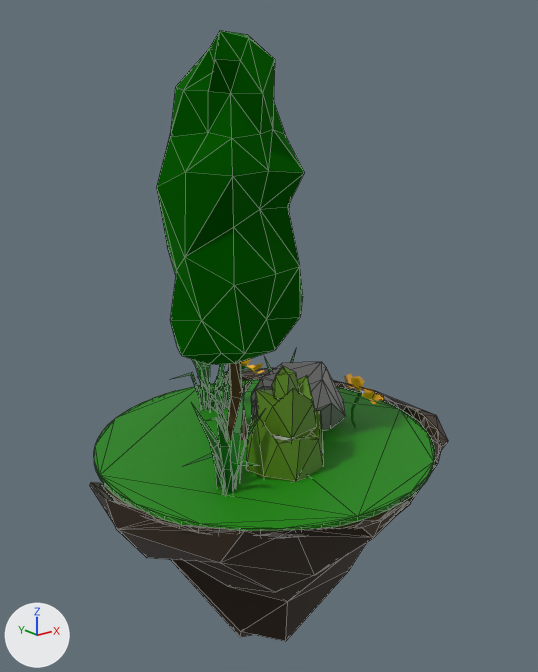
What one commit did to the glTF model metas/public/medium2disc.gltf.
One viewpoint serves both versions: a 50 mm camera at (-2.12, -2.68, 1.61) aimed at (0.02, -0.01, 0.54). Arrows for +X, +Y and +Z are at lower left; the lights stay in place. Mesh edges are drawn as thin lines on the coarser meshes. Where no turn or scale is listed for an object, it has been applied to the vertices.

The older version as bpy lines, for what is in view:
```python
me_circle_043 = bpy.data.meshes.new('Circle.043')
me_circle_043.from_pydata(...)  # 92 vertices, 166 faces; spans x -0.88..1.05, y -0.8..0.87, z 0.0..6.58
# faces by material slot: [140, 26]
me_circle_043.materials.append(mat_leaves)  # dark green #0a7c00
me_circle_043.materials.append(mat_trunk)  # brown #503d18
me_cube_002 = bpy.data.meshes.new('Cube.002')
me_cube_002.from_pydata(...)  # 36 vertices, 68 faces; spans x -0.306..0.201, y -0.2..0.309, z -0.02..0.308
me_cube_002.materials.append(mat_material_025)  # grey #898989
me_icosphere_012 = bpy.data.meshes.new('Icosphere.012')
me_icosphere_012.from_pydata(...)  # 55 vertices, 88 faces; spans x -0.183..0.183, y -0.172..0.174, z 0.002..0.539
# faces by material slot: [10, 78]
me_icosphere_012.materials.append(mat_light_leave)  # white #ffffff
me_icosphere_012.materials.append(mat_light_leave_basic)  # green #558112
ob_bush2 = bpy.data.objects.new('Bush2', me_icosphere_012)
ob_bush2.location = (-0.088, -0.271, -0.065)
ob_rock_001 = bpy.data.objects.new('Rock.001', me_cube_002)
ob_rock_001.location = (0.305, 0.004, 0.002)
ob_tree5group3 = bpy.data.objects.new('Tree5Group3', me_circle_043)
ob_tree5group3.location = (-0.088, 0.11, -0.012)
ob_tree5group3.scale = (0.389, 0.389, 0.289)
# also in view: 'Bedrock.001' at (0.0, -0.04, -0.52); 'Ground.001' at (0.0, 0.0, -0.01); 'Grass-m.001' at (0.03, 0.53, 0.22); 'Grass-m.002' at (-0.44, -0.26, 0.21)
```
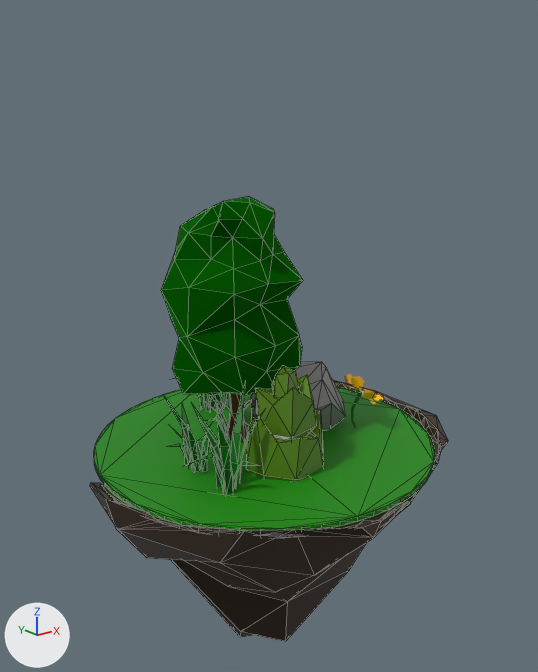
Location of each change, [x1, y1, x2, y2] in pixels of the pictures (538 x 672 px):
'Tree5Group3', rescaled (40% shorter): before [157, 31, 305, 440]; after [161, 196, 303, 440]
'Bush2', moved: [246, 366, 324, 482] in both
'Grass-m.005', added (green): after [164, 396, 209, 472]

What changed in the scene script:
```text
Add mat_material_001:
    mat_material_001 = principled_material('Material.001')
    mat_material_001.base_color = (0.0, 0.15, 0.00152)  # dark green #006c05
Add me_plane_015:
    me_plane_015.from_pydata(...)  # 56 vertices, 40 faces; spans x -0.15..0.102, y -0.155..0.132, z -0.108..0.242
    me_plane_015.materials.append(mat_material_001)  # dark green #006c05
Change ob_tree5group3:
    ob_tree5group3.scale: (0.389, 0.389, 0.289) -> (0.389, 0.389, 0.183)
Change ob_bush2:
    ob_bush2.location: (-0.088, -0.271, -0.065) -> (-0.088, -0.271, -0.062)
Add ob_grass_m_005:
    ob_grass_m_005 = bpy.data.objects.new('Grass-m.005', me_plane_015)
    ob_grass_m_005.location = (-0.475, -0.087, 0.123)
```
